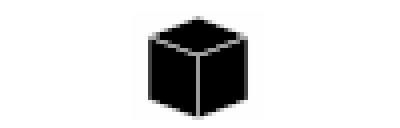
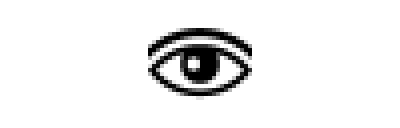
Layered file, before and after one edit (400x128). Changes by layer:
renamed "download.png" to "eye-icon-1469.png", painted on it over [148, 16, 252, 120]
